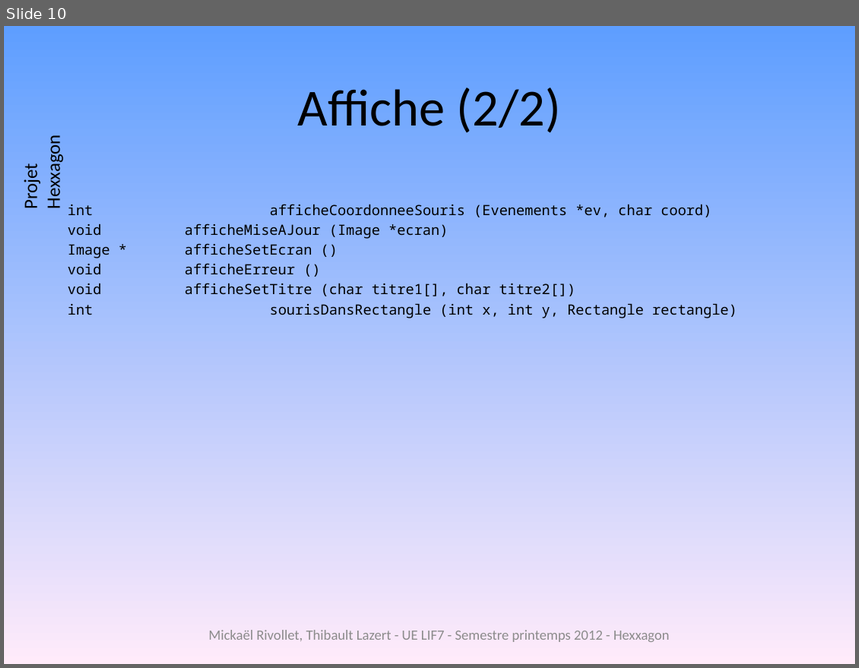
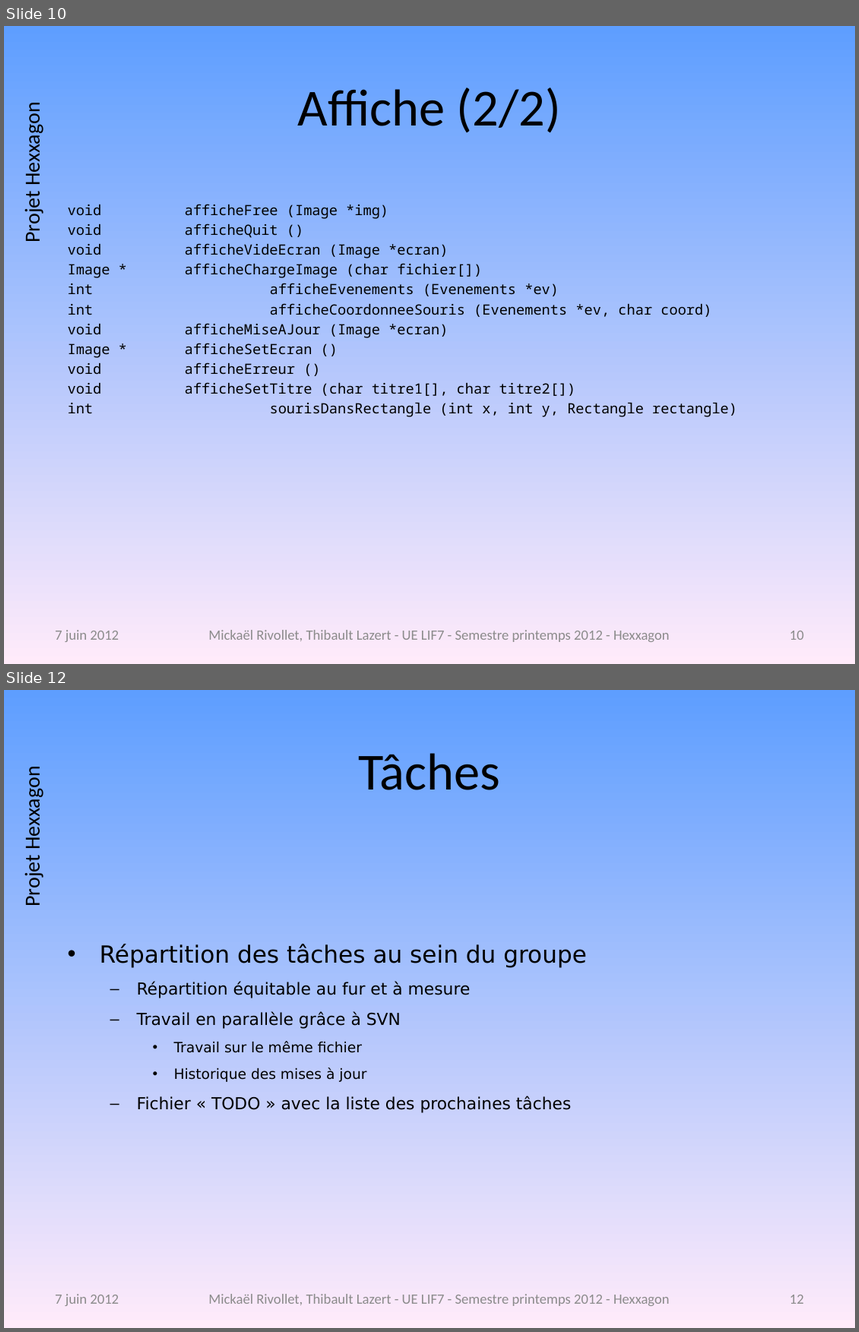
Before and after one commit to freeman1987/lazert-rivollet-lif7, a slide deck: projet/doc/diagrammecomplet.pptx. Shown one above the other, each under a label of ours: slide 10 before the commit, slides 10 and 12 after it; the slides between them are not shown. The pictures are 859x668 and 859x1332 pixels, drawn with LibreOffice and Linux fonts; fonts in the diff are those of the drawing; background and template pictures are left out. Boxes give left, top, right and bottom in pixels: in the first picture for what was removed or moved away, otherwise in the second. Text is boxed around its words. In the diff, an @@ line names an element or a change of style, - is before the commit and + after.

Commit message:
Icone, diagramme des modules, diaporama à jour

```diff
--- a/projet/doc/diagrammecomplet.pptx
+++ b/projet/doc/diagrammecomplet.pptx
@@ slide 12 added at [4,690,855,1328], background gradient #5E9EFF to #FFEBFA; not listed: 1 template element that a slide beside it also shows @@
@@ title added at [359,753,500,790], 44 pt, text #000000 @@
+Tâches
@@ text added at [100,944,587,1113], 14 pt, text #000000 @@
+• Répartition des tâches au sein du groupe
+  – Répartition équitable au fur et à mesure
+  – Travail en parallèle grâce à SVN
+    • Travail sur le même fichier
+    • Historique des mises à jour
+  – Fichier « TODO » avec la liste des prochaines tâches
@@ text added at [55,1294,119,1306], 12 pt, text #8C8C8C @@
+7 juin 2012
@@ text added at [208,1294,670,1306], 12 pt, text #8C8C8C @@
+Mickaël Rivollet, Thibault Lazert - UE LIF7 - Semestre printemps 2012 - Hexxagon
@@ page number added at [790,1295,804,1304], 12 pt, text #8B8B8B @@
+12
@@ slide 10 changed as well @@
@@ text "Projet Hexxagon" at [19,110,45,241]: size 16 to 18 pt @@
@@ text at [68,204,559,297]: paragraphs added @@
+void afficheFree (Image *img)
+void afficheQuit ()
+void afficheVideEcran (Image *ecran)
+Image * afficheChargeImage (char fichier[])
+int afficheEvenements (Evenements *ev)
@@ text added at [55,630,119,642], 12 pt, text #8C8C8C @@
+7 juin 2012
@@ page number added at [790,631,804,640], 12 pt, text #8B8B8B @@
+10
```
Also in this commit, not shown: 11 other slides changed, 4 other slides added, 3 other files.
